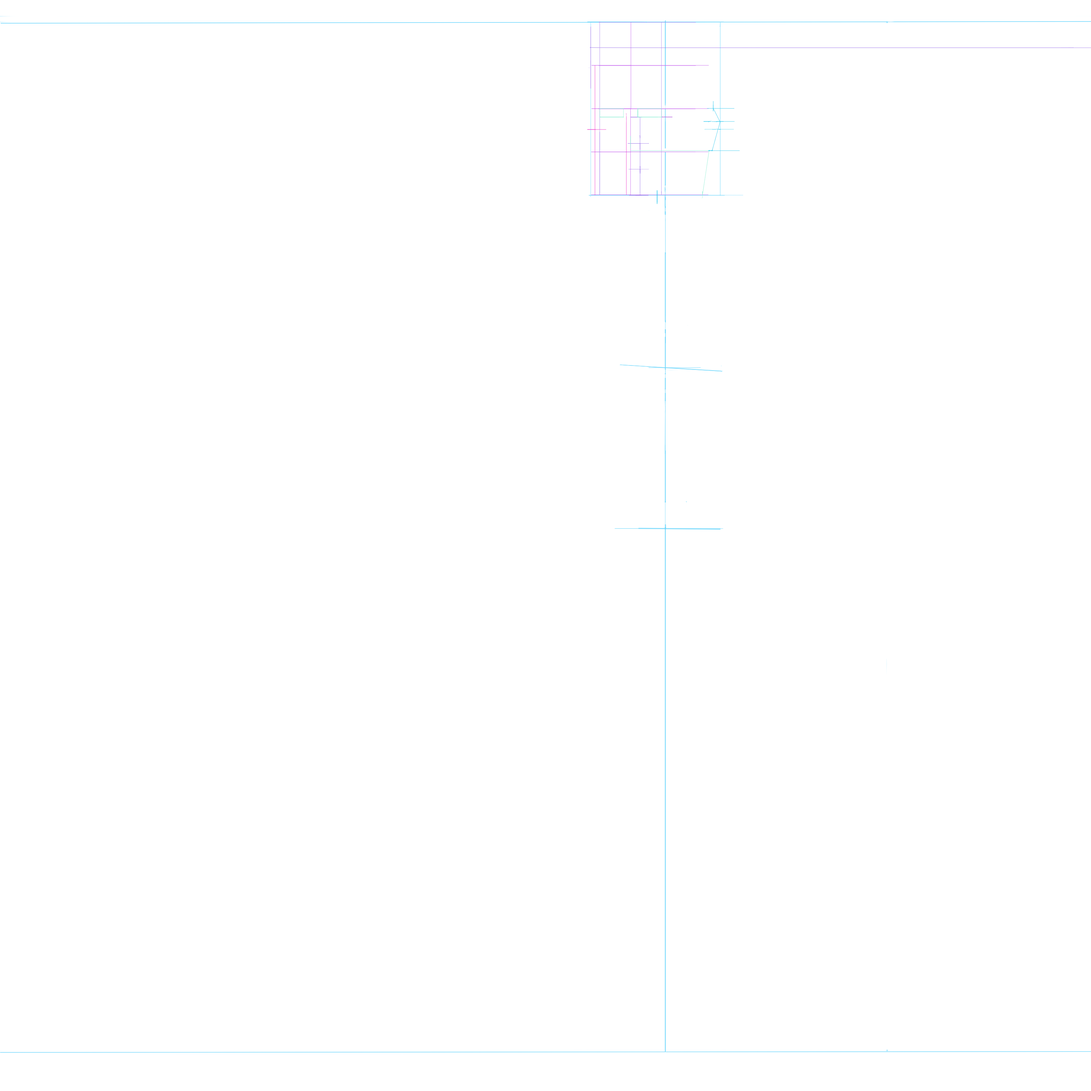
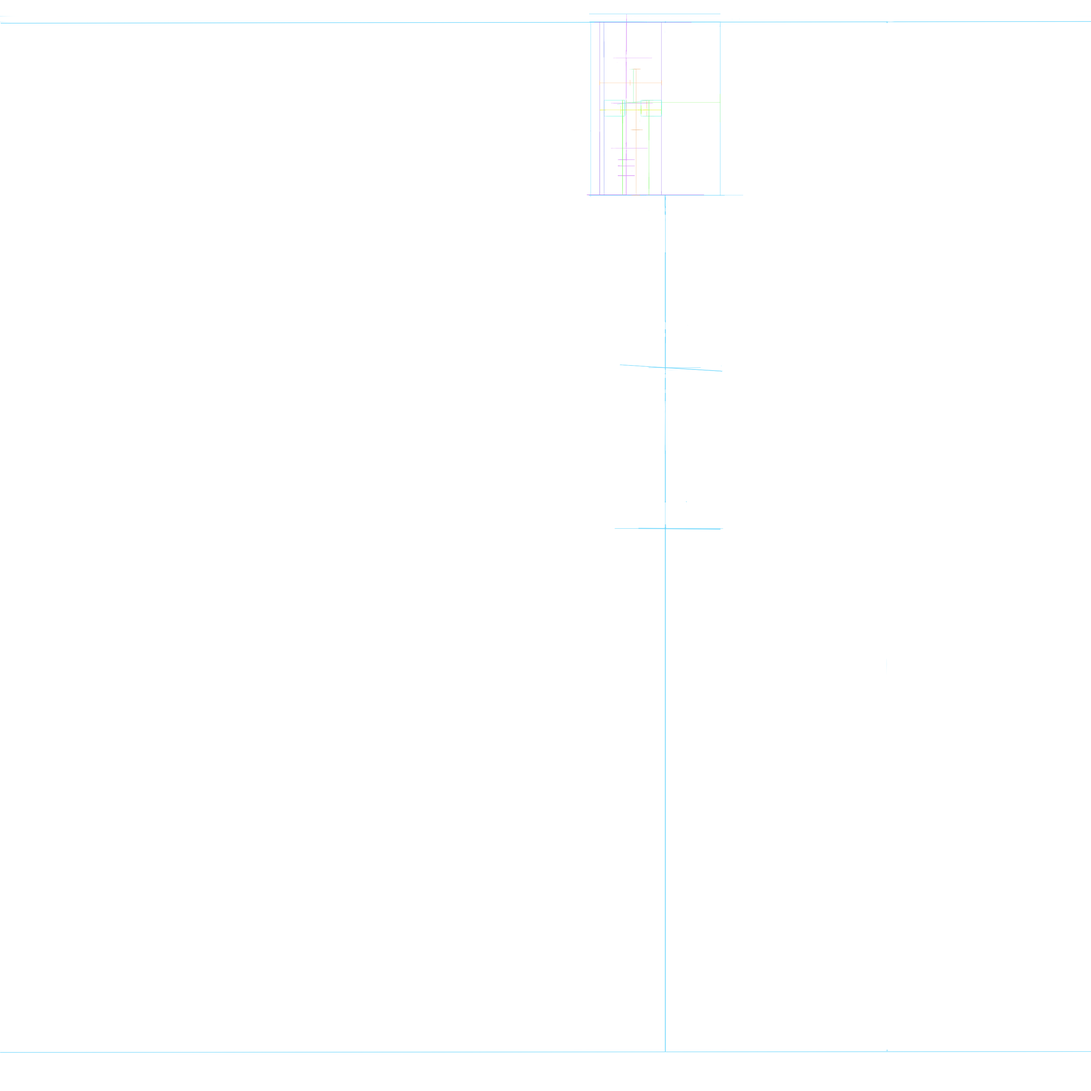
The second 1091px x 1091px image is a revision of the first. Changes to its layers:
removed layer "Layer 27" over [587,65,607,196]
renamed "Layer 20" to "Layer 50", moved it above "Layer 48", painted on it over [630,68,644,196]
removed layer "Layer 19" over [599,108,625,118]
removed layer "Layer 18" over [637,108,663,118]
added layer "Layer 48" above "Layer 46" over [603,21,606,196]
renamed "Layer 26" to "Layer 44", painted on it over [622,100,641,196]
renamed "Layer 9" to "Layer 43", moved it above "Layer 42", painted on it over [627,99,656,196]
added layer "Layer 42" above "Layer 41" over [603,100,626,117]
added layer "Layer 41" above "Layer 40" over [640,100,663,117]
added layer "Layer 40" above "Layer 38" over [620,105,663,115]
added layer "Layer 38" above "khung mắt + lông mày" over [599,104,663,115]
added layer "Layer 36" above "Layer 34" over [642,100,655,117]
added layer "Layer 33" above "Layer 49" over [599,79,663,86]
added layer "Layer 49" above "Layer 45" over [629,68,639,104]
added layer "Layer 45" above "Layer 25" over [574,130,615,149]
painted on "Layer 25" over [625,93,722,205]
renamed "Layer 13" to "mũi_môi", showed it, moved it above "Layer 16", painted on it over [617,159,650,177]
removed layer "Layer 10" over [589,26,1091,89]
painted on "Layer 7" over [587,13,741,23]
removed layer "Layer 5" over [591,21,710,196]
moved "Layer 24" above "Layer 1", painted on it over [586,13,741,196]
removed layer "Layer 23" over [699,150,711,202]
removed layer "Layer 21" over [630,150,711,152]
painted on "Layer 1" over [664,20,667,196]
…and 2 more changes (1 added, 1 removed)
